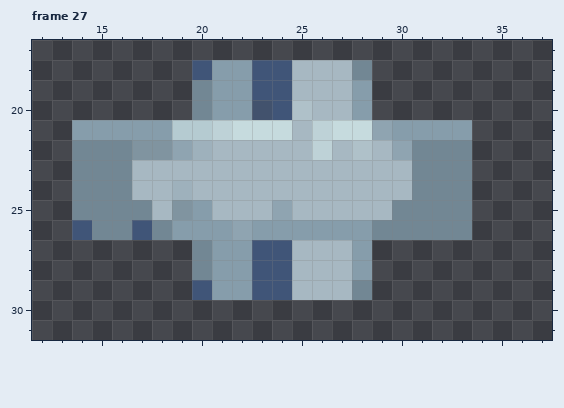
File history of a pixel-art file, public/assets/graphics/snek-wearables.ase. The first picture shows the starting point.
48x48 pixels, 28 frames. Colours within 5 levels of each other are drawn and written as one. Shown: frame 27: x 12..37, y 17..31. The commit also changed other frames, which this record leaves out.
New version:
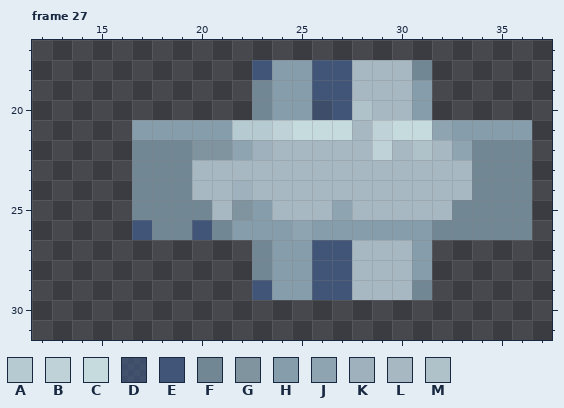
Palette (. is transparent): A #b5cbd1  B #bed2d7  C #c6dbde  D #405578bc  E #405578  F #728794  G #8094a0  H #869dab  J #8fa4b1  K #9eb1bc  L #a7b8c2  M #afc1c9
The exact change:
Changed rows in their new state; - is an unchanged pixel.
Frame 27, layer "Layer 1":
first column x 14:
18 ------...-HHEELLLF-----
19 ------...FHHEELLLH-----
20 ------...FHHDEMLLH-----
21 ...--HHHAABCC-LBCCJ-HHH
22 ...FFFGGJK--L-LBLMLJFFF
23 ...FFF-----------LLLFFF
24 ...FFF--K--------LLLFFF
25 ...-FFF-GHL--J--LLL-FFF
26 ...--FEFH--J---HHH--FFF
27 ------...FHHEELLLH-----
28 ------...FHHEELLLH-----
29 ------...-HHEELLLF-----
Where, in picture pixels (left, top, right, bottom), the same in both pictures:
changed: (72, 60, 532, 300)
